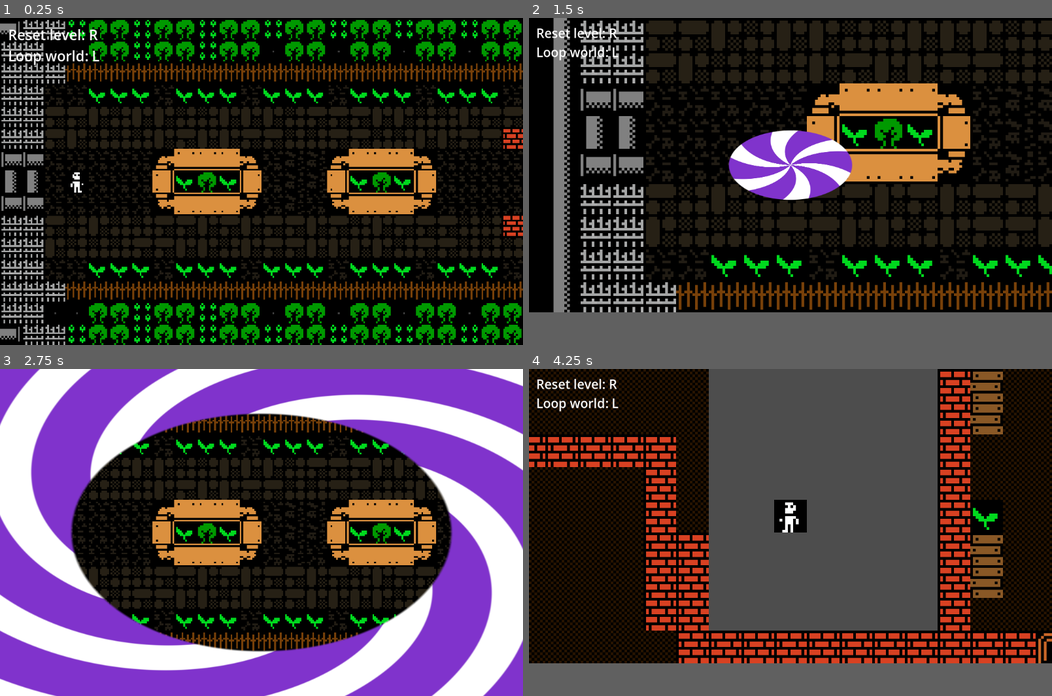
Above: before the commit, frames 1-4 (two rows, left to right).
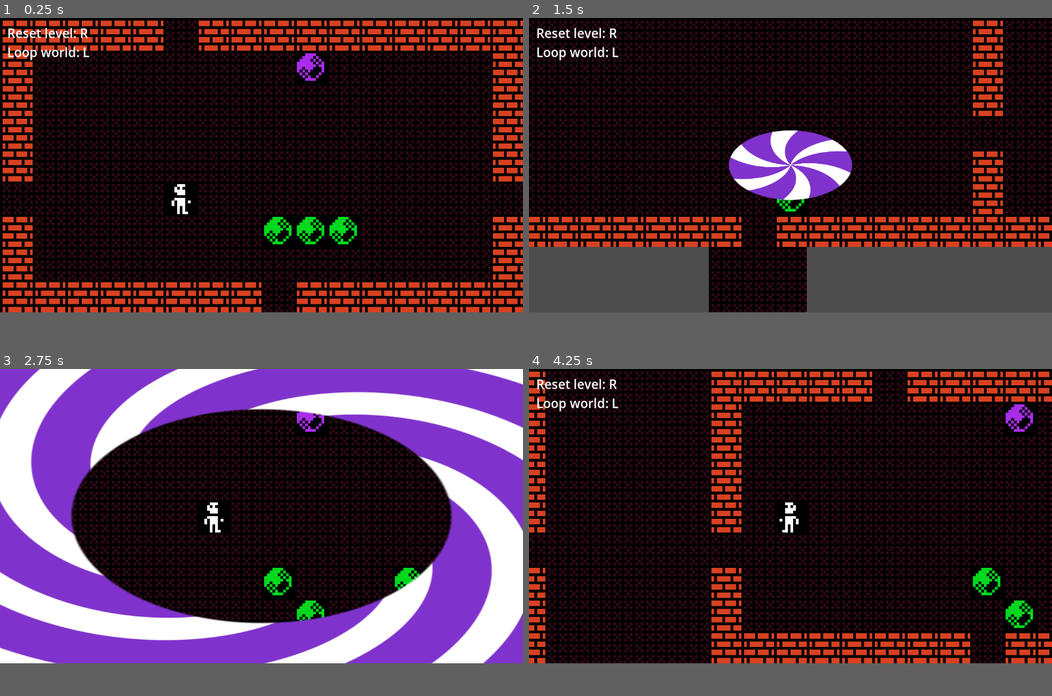
Above: after the commit, the same moments.

Repository: janhrastnik/gmtk2025
Game: Godot game, scene res://scenes/room_resolution_test.tscn
Same seed, same stepped clock (60 frames per second), same inputs: the game is played once before the commit and once after it. Before the commit the project starts from res://scenes/Lab_world.tscn.
Inputs:
- Up to frame 1 (0.25 s): no input
- Up to frame 2 (1.5 s): tap Enter at 0.5 s; hold D (right) 0.53-1.28 s; hold C (camera_toggle) 0.53-1.28 s; hold S (down) from 1.28 s (still down); tap L (loop) at 1.35 s
- Up to frame 3 (2.75 s): release S (down) at 2.03 s; hold D (right) from 2.03 s (still down); hold C (camera_toggle) from 2.03 s (still down)
- Up to frame 4 (4.25 s): release D (right) at 2.78 s; release C (camera_toggle) at 2.78 s; hold W (up) 2.78-3.53 s; tap L (loop) at 2.85 s; hold A (left) from 3.53 s (still down); hold C (camera_toggle) from 3.53 s (still down)
In our replay, in frame 1 the window is 800x500 before the commit and 800x450 after it. These sizes can differ from the game's own. Grey fills any space a smaller window leaves; there, only what the larger window draws over its background counts as a difference.

The runs differ from the first frame. In frame 1, 55% of the frame differs, in the area x 0-100%, y 0-100%; in frame 2, 57%, in the area x 0-100%, y 0-90%; in frame 3, 43%; in frame 4, 53%.

Commit message:
moved push sound to player

Diff:
--- a/project.godot
+++ b/project.godot
@@ -11,7 +11,7 @@
 [application]
 
 config/name="gmtk2025"
-run/main_scene="uid://dg5qgpvblwkmw"
+run/main_scene="uid://cexi6aq2u2acm"
 config/features=PackedStringArray("4.4", "Forward Plus")
 config/icon="res://icon.svg"
 
--- a/scenes/interactable/reset_rock.tscn
+++ b/scenes/interactable/reset_rock.tscn
@@ -1,8 +1,7 @@
-[gd_scene load_steps=5 format=3 uid="uid://c5rrr35f37eov"]
+[gd_scene load_steps=4 format=3 uid="uid://c5rrr35f37eov"]
 
 [ext_resource type="Texture2D" uid="uid://digo1nf3h82io" path="res://assets/reset_rock.png" id="1_j4skb"]
 [ext_resource type="Script" uid="uid://bqwk7qpatfk8" path="res://scenes/interactable/reset_rock.gd" id="1_toq3j"]
-[ext_resource type="AudioStream" uid="uid://bvg44hsb3fu35" path="res://assets/sfx/push.wav" id="3_p5l6s"]
 
 [sub_resource type="RectangleShape2D" id="RectangleShape2D_toq3j"]
 size = Vector2(10, 10)
@@ -21,7 +20,3 @@
 
 [node name="CollisionShape2D" type="CollisionShape2D" parent="Area2D"]
 shape = SubResource("RectangleShape2D_toq3j")
-
-[node name="AudioStreamPlayer" type="AudioStreamPlayer" parent="."]
-stream = ExtResource("3_p5l6s")
-bus = &"SFX"
--- a/scenes/interactable/rock.gd
+++ b/scenes/interactable/rock.gd
@@ -88,19 +88,15 @@
 		# player is below rock
 		global_position -= Vector2(0, 12.0)
 		pl.global_position -= Vector2(0, 12.0)
-		$AudioStreamPlayer.play()
 	elif global_position == pl.global_position + Vector2(0, 12.0) and can_move_down and not object_down:
 		global_position += Vector2(0, 12.0)
 		pl.global_position += Vector2(0, 12.0)
-		$AudioStreamPlayer.play()
 	elif global_position == pl.global_position - Vector2(12.0, 0) and can_move_left and not object_left:
 		global_position -= Vector2(12.0, 0)
 		pl.global_position -= Vector2(12.0, 0)
-		$AudioStreamPlayer.play()
 	elif global_position == pl.global_position + Vector2(12.0, 0) and can_move_right and not object_right:
 		global_position += Vector2(12.0, 0)
 		pl.global_position += Vector2(12.0, 0)
-		$AudioStreamPlayer.play()
 
 	do_checks = true
 
--- /dev/null
+++ b/scenes/interactable/text_prompt.tscn
@@ -0,0 +1,9 @@
+[gd_scene load_steps=2 format=3 uid="uid://dqyh326ddfrxo"]
+
+[ext_resource type="PackedScene" uid="uid://keufu2408sp4" path="res://UI/text.tscn" id="1_i2eyd"]
+
+[node name="TextPrompt" type="Node2D"]
+
+[node name="Text" parent="." instance=ExtResource("1_i2eyd")]
+
+[node name="Area2D" type="Area2D" parent="."]
--- a/scenes/player/player.gd
+++ b/scenes/player/player.gd
@@ -58,6 +58,7 @@
 	if Input.is_action_pressed("up") and can_move_up:
 		if object_up is Rock:
 			object_up.move_rock(self)
+			sound_module.play_push_sound()
 		else:
 			# normal move
 			position.y -= 12
@@ -67,6 +68,7 @@
 	elif Input.is_action_pressed("down") and can_move_down:
 		if object_down is Rock:
 			object_down.move_rock(self)
+			sound_module.play_push_sound()
 		else:
 			position.y += 12
 			sound_module.play_step_sound()
@@ -76,6 +78,7 @@
 		sprite.flip_h = true
 		if object_left is Rock:
 			object_left.move_rock(self)
+			sound_module.play_push_sound()
 		else:
 			position.x -= 12
 			sound_module.play_step_sound()
@@ -85,6 +88,7 @@
 		sprite.flip_h = false
 		if object_right is Rock:
 			object_right.move_rock(self)
+			sound_module.play_push_sound()
 		else:
 			position.x += 12
 			sound_module.play_step_sound()
--- a/scenes/player/sound_module.gd
+++ b/scenes/player/sound_module.gd
@@ -12,6 +12,7 @@
 
 @onready var step_sound: AudioStreamPlayer = $StepSound
 @onready var bonk_sound_player: AudioStreamPlayer = $BonkSound
+@onready var push_sound_player: AudioStreamPlayer = $PushSound
 
 var rng = RandomNumberGenerator.new()
 
@@ -41,3 +42,6 @@
 				just_bonked = true
 	else:
 		just_bonked = false
+
+func play_push_sound():
+	push_sound_player.play()
--- a/scenes/player/sound_module.tscn
+++ b/scenes/player/sound_module.tscn
@@ -1,7 +1,8 @@
-[gd_scene load_steps=3 format=3 uid="uid://bx7m54ote1amk"]
+[gd_scene load_steps=4 format=3 uid="uid://bx7m54ote1amk"]
 
 [ext_resource type="Script" uid="uid://cv61iam8ge2y6" path="res://scenes/player/sound_module.gd" id="1_f1l56"]
 [ext_resource type="AudioStream" uid="uid://oh2uuwhrsou" path="res://assets/sfx/bonk.wav" id="2_l3bm7"]
+[ext_resource type="AudioStream" uid="uid://bvg44hsb3fu35" path="res://assets/sfx/push.wav" id="3_wq21s"]
 
 [node name="SoundModule" type="Node"]
 script = ExtResource("1_f1l56")
@@ -12,3 +13,7 @@
 [node name="BonkSound" type="AudioStreamPlayer" parent="."]
 stream = ExtResource("2_l3bm7")
 bus = &"SFX"
+
+[node name="PushSound" type="AudioStreamPlayer" parent="."]
+stream = ExtResource("3_wq21s")
+bus = &"SFX"
